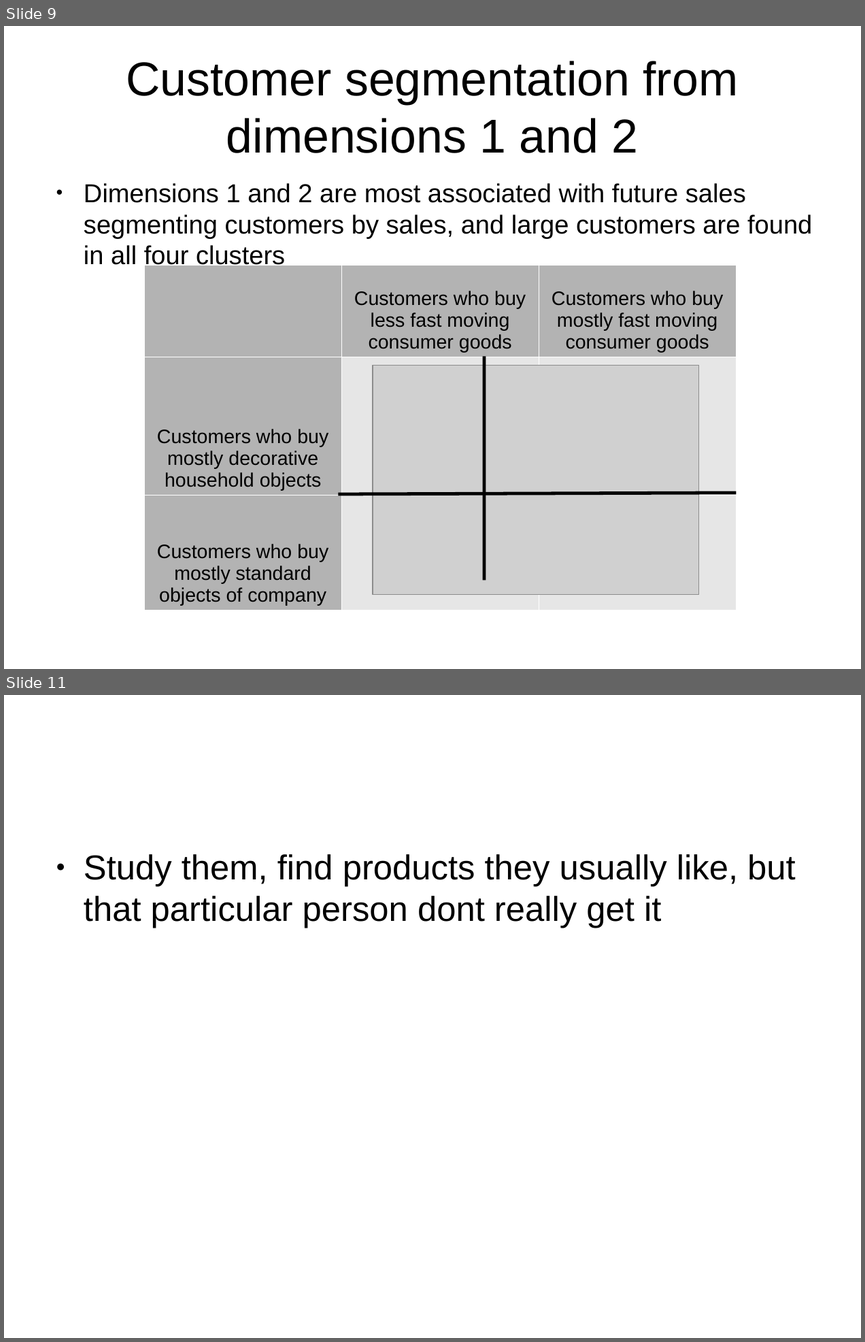
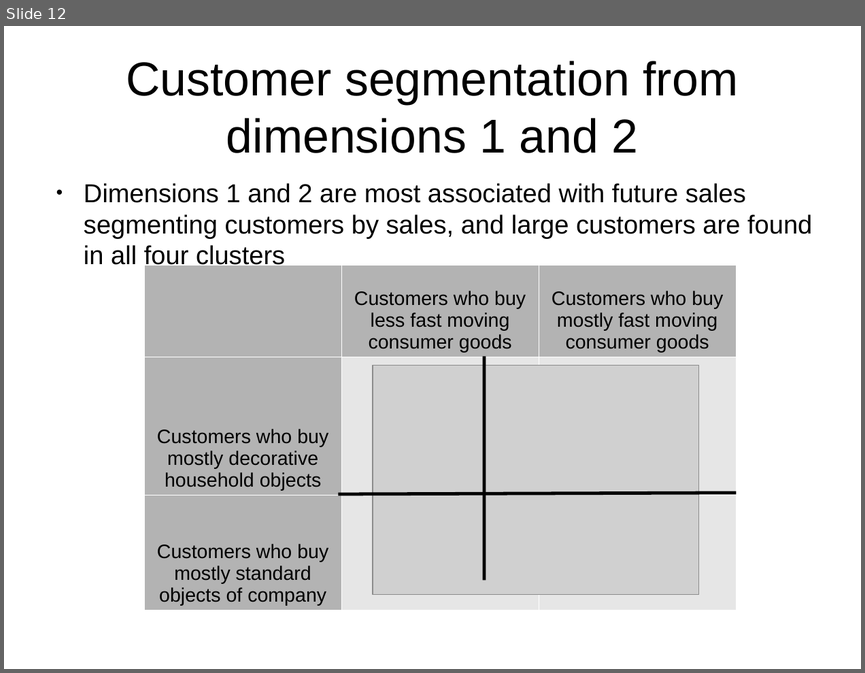
Before and after one commit to leexa90/E-commece-Data-Science, a slide deck: Present.odp. Shown one above the other, each under a label of ours: slides 9 and 11 before the commit, slide 12 after it; the slides between them are not shown. The pictures are 865x1342 and 865x673 pixels, drawn with LibreOffice and Linux fonts; fonts in the diff are those of the drawing; grey boxes stand for pictures. Boxes give left, top, right and bottom in pixels: in the first picture for what was removed or moved away, otherwise in the second. Text is boxed around its words. In the diff, an @@ line names an element or a change of style, - is before the commit and + after.

```diff
--- a/Present.odp
+++ b/Present.odp
@@ slide 11 removed at bbox=[4, 695, 861, 1338], background #FFFFFF @@
@@ text removed at bbox=[84, 854, 796, 928] @@
-● Study them, find products they usually like, but that particular person dont really get it
@@ what was slide 9 is now slide 12 @@
```
Also in this commit, not shown: 6 slides changed, 4 slides added, 2 other files.
